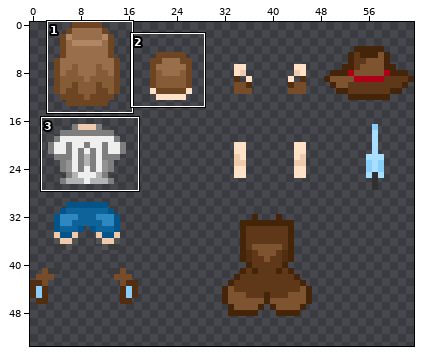
Two versions of one pixel-art sprite, assets/mc_sprite.png. Above: a wide view before the commit, with the close-up outlined.
Close-up. Before the edit:
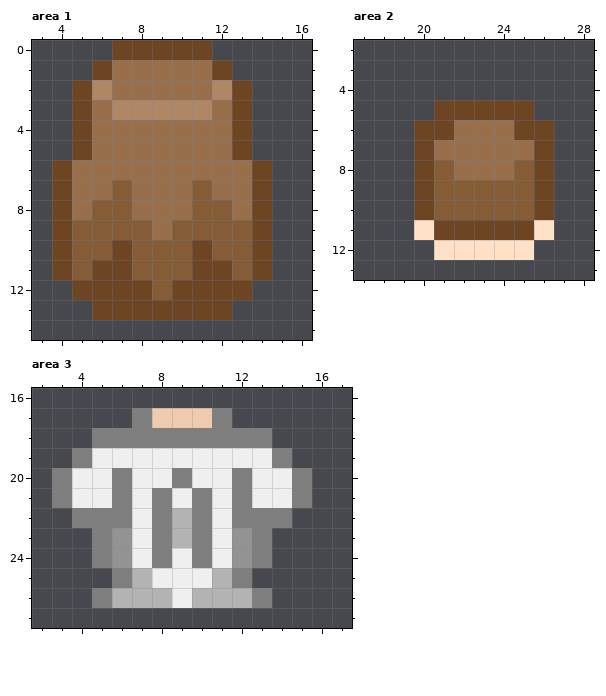
The file is 64x64 pixels. Colours within 5 levels of each other are drawn and written as one. Shown: area 1: x 3..16, y 0..14; area 2: x 17..28, y 2..13; area 3: x 2..17, y 16..27. The wide view leaves out empty margins. The commit also changed other parts of the picture, which this record leaves out.
After the commit:
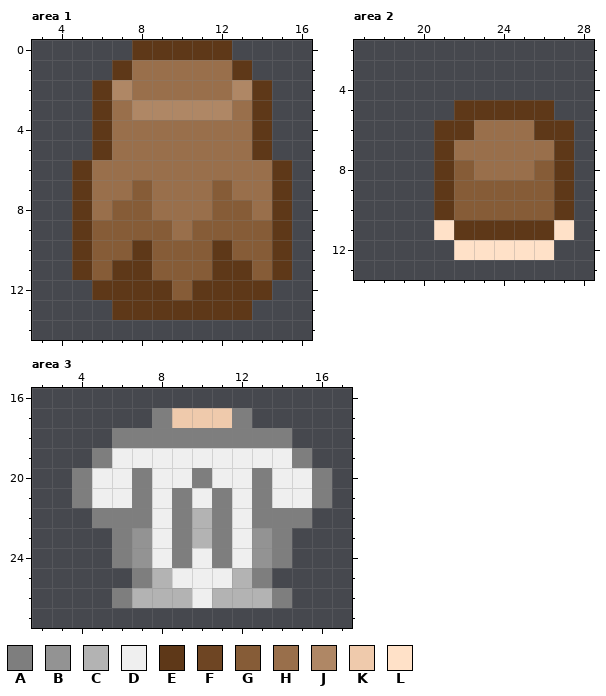
Palette (. is transparent): A #7e7e7e  B #939393  C #b3b3b3  D #efefef  E #5e3818  F #6e4523  G #865c37  H #996f4b  J #af8765  K #efcaac  L #ffe1c8
The edit:
--- area 1
@@ x 3..16 @@
- 0 ....FFFFF.....
- 1 ...FHHHHHF....
- 2 ..FJHHHHHJF...
- 3 ..FHJJJJJHF...
- 4 ..FHHHHHHHF...
- 5 ..FHHHHHHHF...
- 6 .FHHHHHHHHHF..
- 7 .FHHGHHHGHHF..
- 8 .FHGGHHHGGHF..
- 9 .FGGGGHGGGGF..
-10 .FGGFGGGFGGF..
-11 .FGFFGGGFFGF..
-12 ..FFFFGFFFF...
-13 ...FFFFFFF....
+ 0 .....EEEEE....
+ 1 ....EHHHHHE...
+ 2 ...EJHHHHHJE..
+ 3 ...EHJJJJJHE..
+ 4 ...EHHHHHHHE..
+ 5 ...EHHHHHHHE..
+ 6 ..EHHHHHHHHHE.
+ 7 ..EHHGHHHGHHE.
+ 8 ..EHGGHHHGGHE.
+ 9 ..EGGGGHGGGGE.
+10 ..EGGEGGGEGGE.
+11 ..EGEEGGGEEGE.
+12 ...EEEEGEEEE..
+13 ....EEEEEEE...
 14 ..............
--- area 2
@@ x 17..28 @@
  4 ............
- 5 ....FFFFF...
- 6 ...FFHHHFF..
- 7 ...FHHHHHF..
- 8 ...FGHHHGF..
- 9 ...FGGGGGF..
-10 ...FGGGGGF..
-11 ...LFFFFFL..
-12 ....LLLLL...
+ 5 .....EEEEE..
+ 6 ....EEHHHEE.
+ 7 ....EHHHHHE.
+ 8 ....EGHHHGE.
+ 9 ....EGGGGGE.
+10 ....EGGGGGE.
+11 ....LEEEEEL.
+12 .....LLLLL..
 13 ............
--- area 3
@@ x 2..17 @@
 16 ................
-17 .....AKKKA......
-18 ...AAAAAAAAA....
-19 ..ADDDDDDDDDA...
-20 .ADDADDADDADDA..
-21 .ADDADADADADDA..
-22 ..AAADACADAAA...
-23 ...ABDACADBA....
-24 ...ABDADADBA....
-25 ....ACDDDCA.....
-26 ...ACCCDCCCA....
+17 ......AKKKA.....
+18 ....AAAAAAAAA...
+19 ...ADDDDDDDDDA..
+20 ..ADDADDADDADDA.
+21 ..ADDADADADADDA.
+22 ...AAADACADAAA..
+23 ....ABDACADBA...
+24 ....ABDADADBA...
+25 .....ACDDDCA....
+26 ....ACCCDCCCA...
 27 ................
Pixel boxes of the changes (left, top, right, bottom) in both close-ups:
changed: (52, 40, 292, 320)
changed: (414, 100, 574, 260)
changed: (52, 408, 332, 608)
